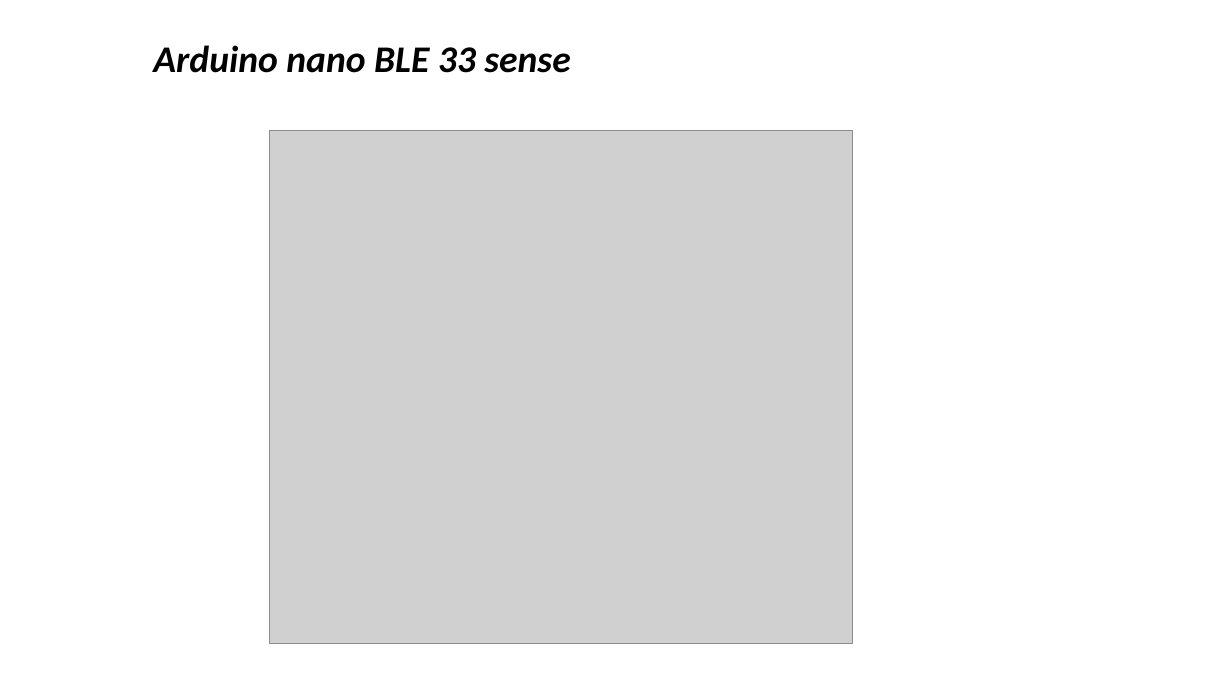
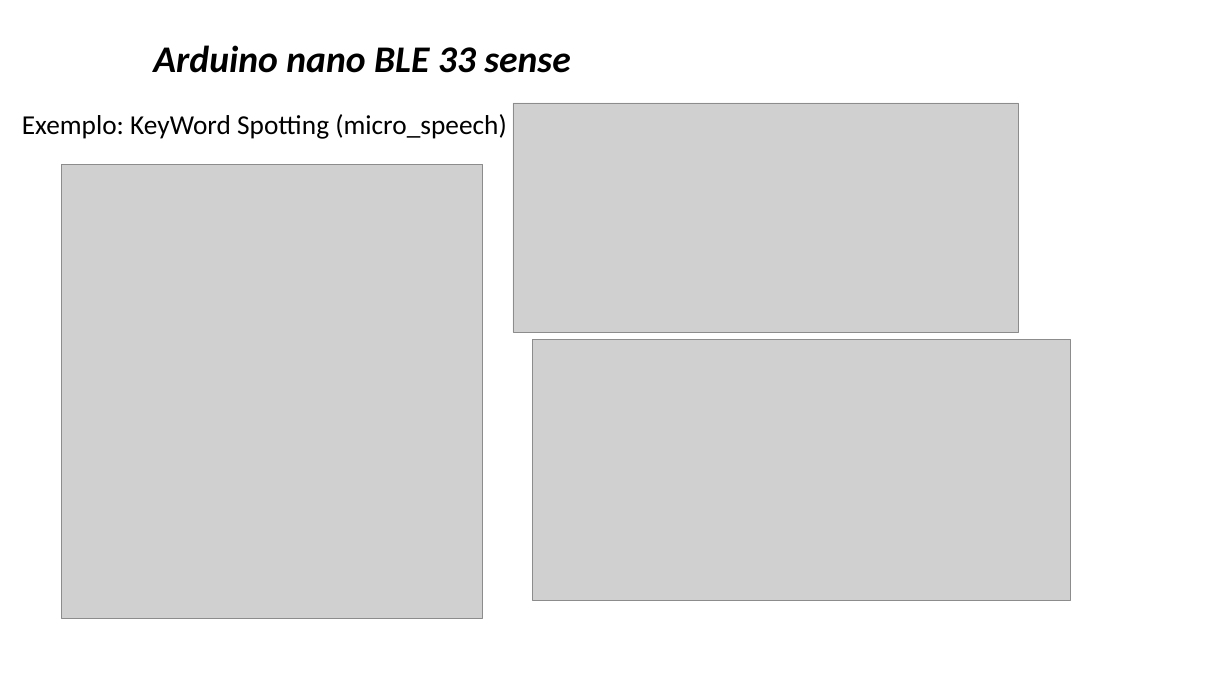
Before and after one commit to zz4fap/tp557-iot-ml, a slide deck: slide 15 of slides/TP557_14b_introducao_arduinoble.pptx (slide 16 before the commit). Drawn at 1232x693 pixels with LibreOffice and Linux fonts; fonts in the diff are those of the drawing; grey boxes stand for pictures; background and template pictures are left out. Boxes give left, top, right and bottom in pixels: in the first picture for what was removed or moved away, otherwise in the second. Text is boxed around its words. In the diff, an @@ line names an element or a change of style, - is before the commit and + after.

```diff
--- a/slides/TP557_14b_introducao_arduinoble.pptx
+++ b/slides/TP557_14b_introducao_arduinoble.pptx
@@ text added at [22,114,507,139], 21.3 pt, text #000000 @@
+Exemplo: KeyWord Spotting (micro_speech)
@@ picture added at [513,103,1019,332] @@
@@ picture removed at [270,130,853,643] @@
@@ picture added at [62,165,483,618] @@
@@ picture added at [532,339,1071,600] @@
```
Also in this commit, not shown: 2 other slides changed, 3 slides removed, 1 other file.
